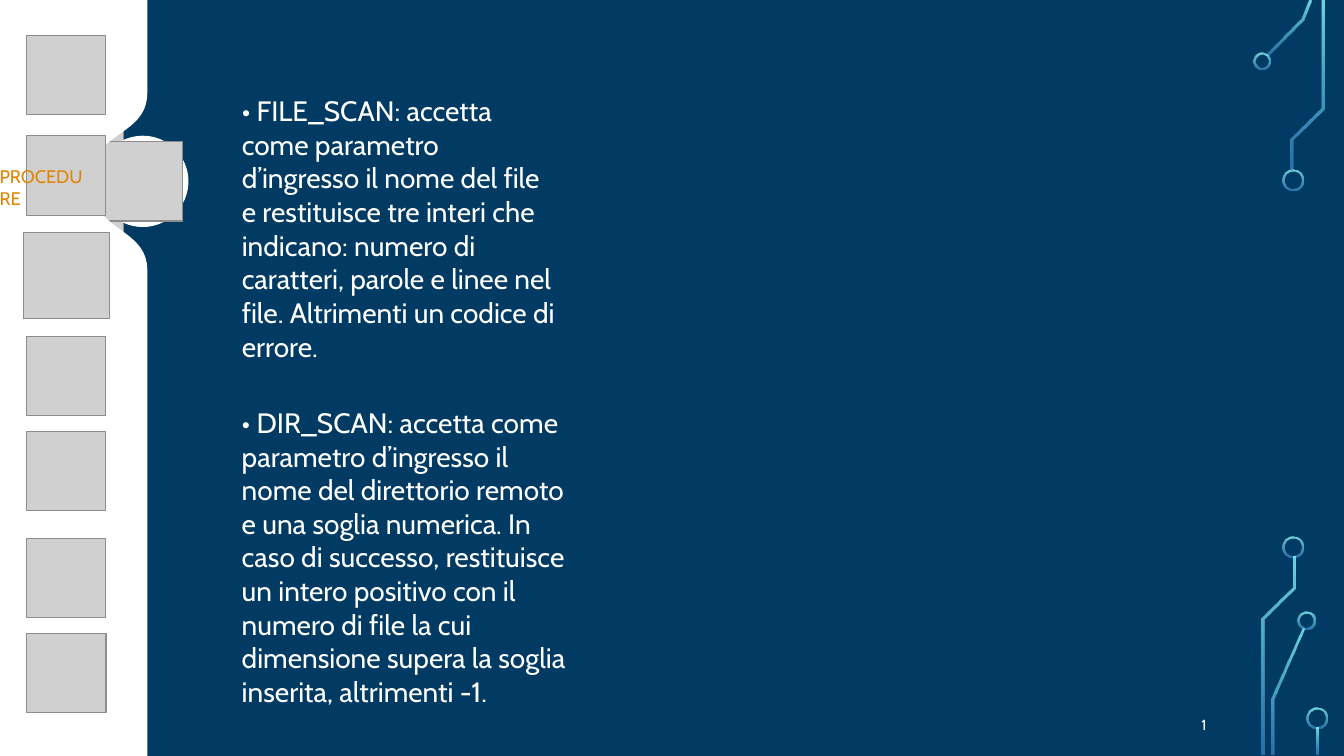
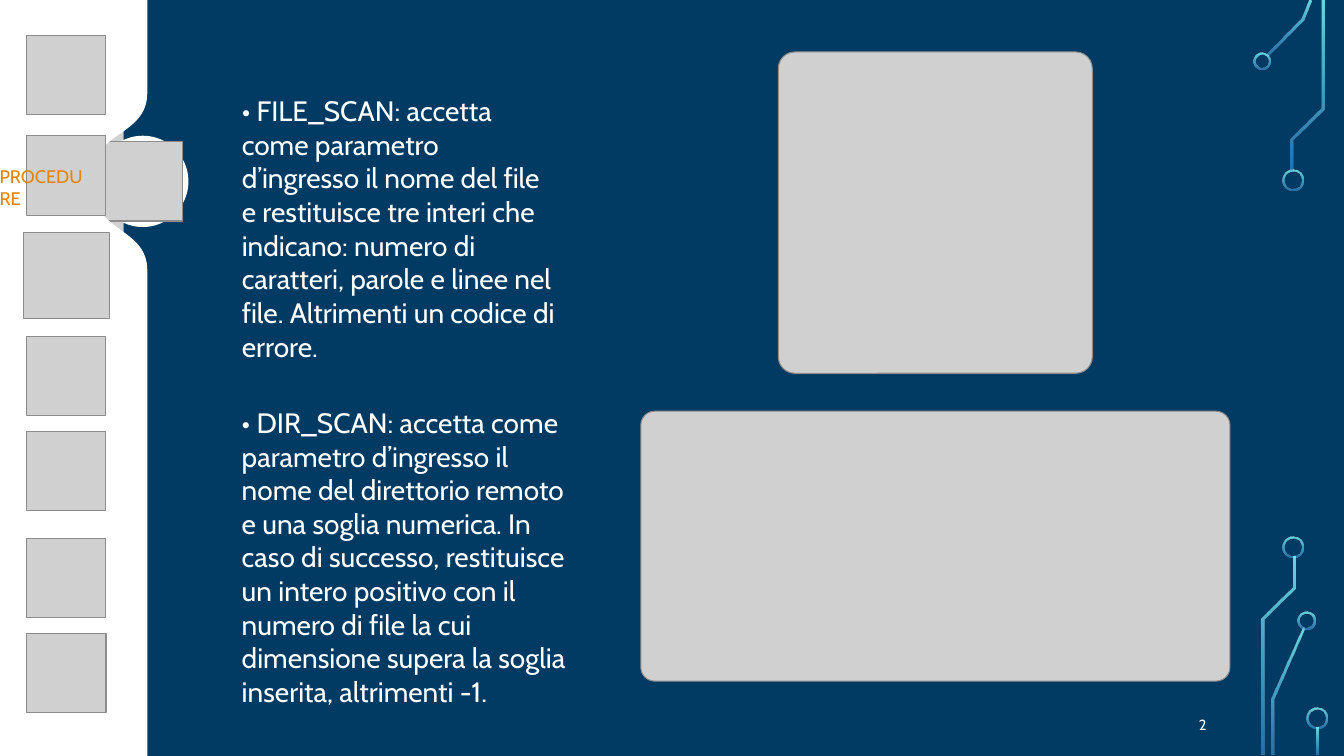
Before and after one commit to FlippaFloppa/Reti-di-Calcolatori-gruppo-Lore, a slide deck: slide 2 of Esercitazione_8/esercitazione8.pptx (slide 1 before the commit). Drawn at 1344x756 pixels with LibreOffice and Linux fonts; fonts in the diff are those of the drawing; grey boxes stand for pictures; background and template pictures are left out. Boxes give left, top, right and bottom in pixels: in the first picture for what was removed or moved away, otherwise in the second. Text is boxed around its words. In the diff, an @@ line names an element or a change of style, - is before the commit and + after.

```diff
--- a/Esercitazione_8/esercitazione8.pptx
+++ b/Esercitazione_8/esercitazione8.pptx
@@ picture added at box(778, 52, 1093, 374) @@
@@ picture added at box(641, 411, 1230, 682) @@
@@ page number at box(1199, 719, 1207, 730): text changed @@
-1
+2
```
Also in this commit, not shown: 2 other slides changed, 1 slide added.
